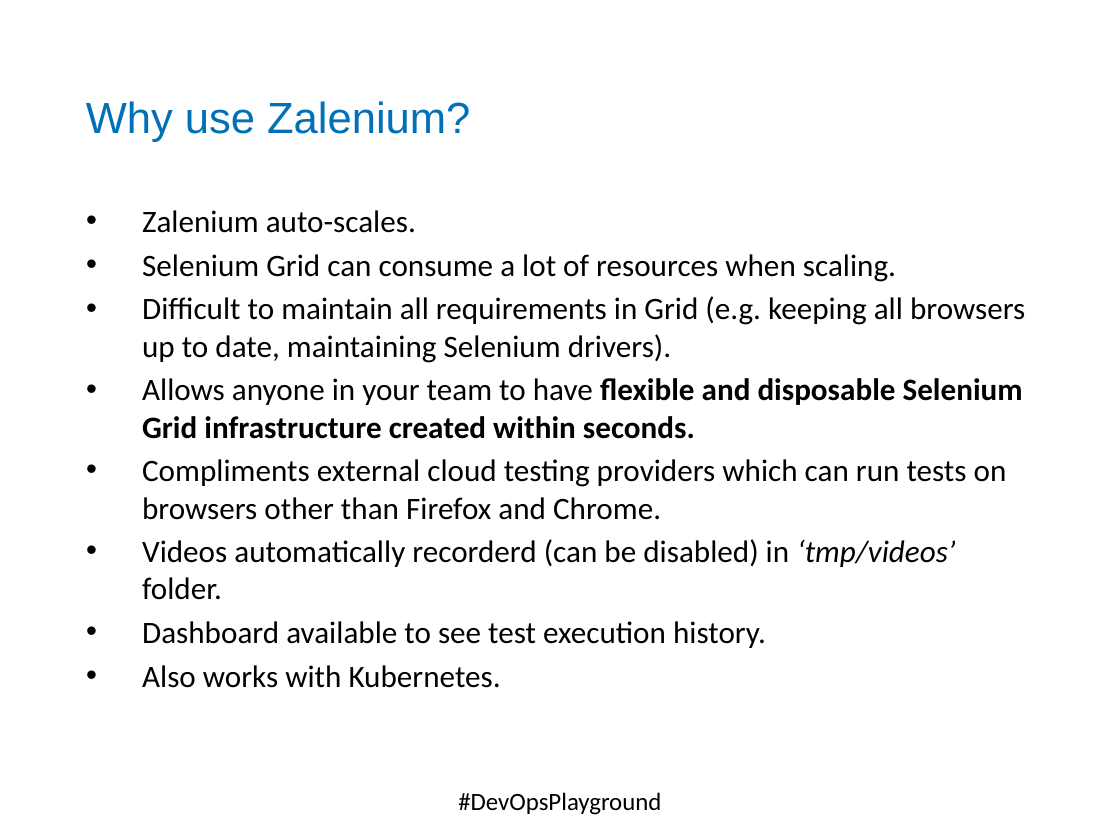
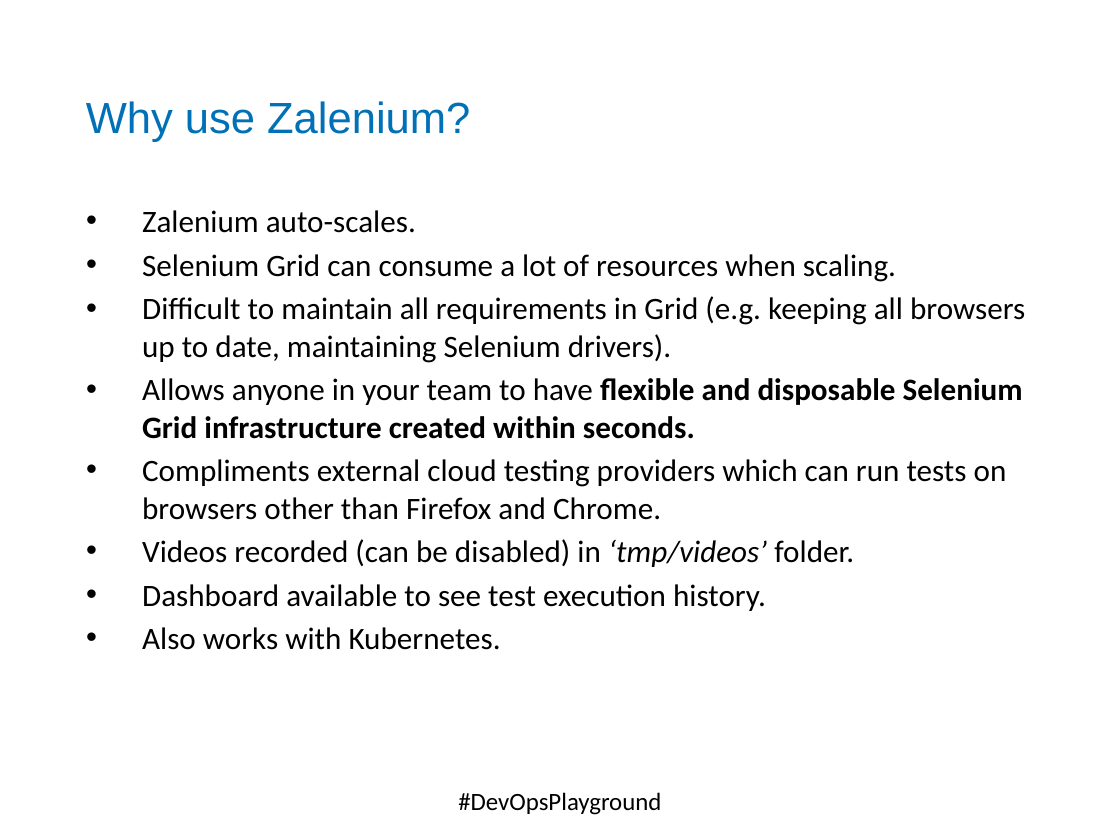
Before and after one commit to DevOpsPlayground/Hands-on-with-Selenium-Auto-Scaling-using-Docker-and-Zalenium, a slide deck: slide 11 of ECS_Digital_Template.pptx (slide 7 before the commit). Drawn at 1120x840 pixels with LibreOffice and Linux fonts; fonts in the diff are those of the drawing; background and template pictures are left out. Boxes give left, top, right and bottom in pixels: in the first picture for what was removed or moved away, otherwise in the second. Text is boxed around its words. In the diff, an @@ line names an element or a change of style, - is before the commit and + after.

```diff
--- a/ECS_Digital_Template.pptx
+++ b/ECS_Digital_Template.pptx
@@ text at (x1=142, y1=539, x2=854, y2=567): text changed @@
-• Videos automatically recorderd (can be disabled) in ‘tmp/videos’ folder.
+• Videos recorded (can be disabled) in ‘tmp/videos’ folder.
```
Also in this commit, not shown: 4 other slides changed, 1 slide added.
